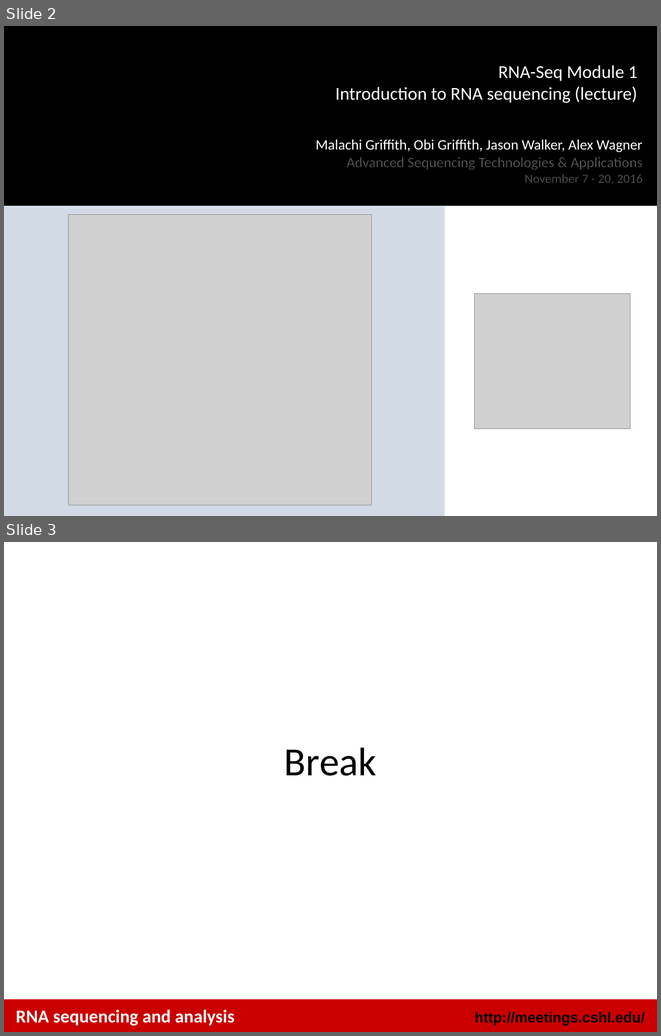
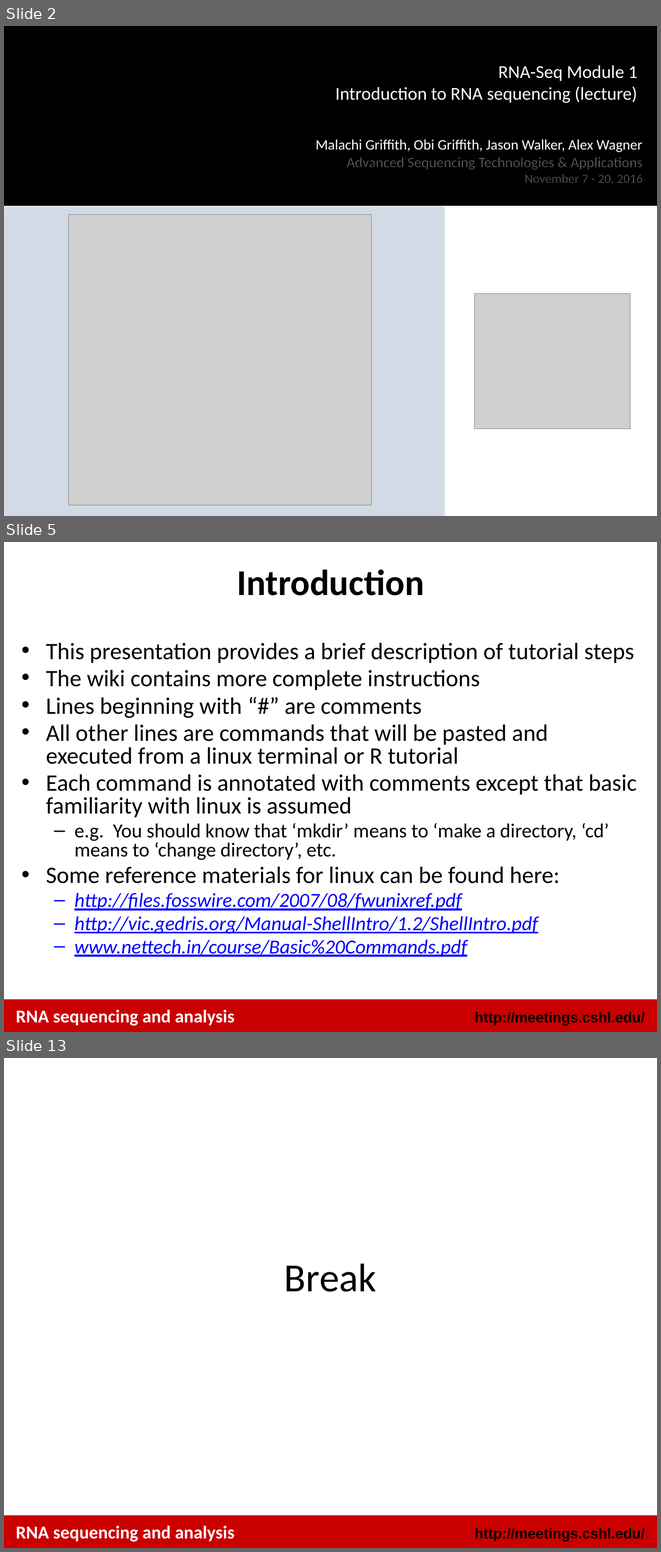
Before and after one commit to griffithlab/rnaseq_tutorial_wiki, a slide deck: LectureFiles/cshl/2016/RNASeq_Module1_Tutorial.pptx. Shown one above the other, each under a label of ours: slides 2 and 3 before the commit, slides 2, 5 and 13 after it; the slides between them are not shown. The pictures are 661x1036 and 661x1552 pixels, drawn with LibreOffice and Linux fonts; fonts in the diff are those of the drawing; grey boxes stand for pictures; background and template pictures are left out. Boxes give left, top, right and bottom in pixels: in the first picture for what was removed or moved away, otherwise in the second. Text is boxed around its words. In the diff, an @@ line names an element or a change of style, - is before the commit and + after.

Commit message:
Adding updated version of module 1 tutorial

```diff
--- a/LectureFiles/cshl/2016/RNASeq_Module1_Tutorial.pptx
+++ b/LectureFiles/cshl/2016/RNASeq_Module1_Tutorial.pptx
@@ slide 5 added at <box>4,542,657,1032</box>, background #FFFFFF; not listed: 2 template elements that a slide beside it also shows @@
@@ title added at <box>237,570,424,596</box>, 40 pt, text #000000, bold @@
+Introduction
@@ text added at <box>46,643,637,956</box>, 26 pt, text #000000 @@
+• This presentation provides a brief description of tutorial steps
+• The wiki contains more complete instructions
+• Lines beginning with “#” are comments
+• All other lines are commands that will be pasted and executed from a linux terminal or R tutorial
+• Each command is annotated with comments except that basic familiarity with linux is assumed
+  – e.g. You should know that ‘mkdir’ means to ‘make a directory, ‘cd’ means to ‘change directory’, etc.
+• Some reference materials for linux can be found here:
+  – http://files.fosswire.com/2007/08/fwunixref.pdf
+  – http://vic.gedris.org/Manual-ShellIntro/1.2/ShellIntro.pdf
+  – www.nettech.in/course/Basic%20Commands.pdf
@@ text added at <box>16,1009,235,1025</box>, 20 pt, text #FFFFFF, bold @@
+RNA sequencing and analysis
@@ what was slide 3 is now slide 13 @@
```
Also in this commit, not shown: 9 other slides added, 1 other file.
